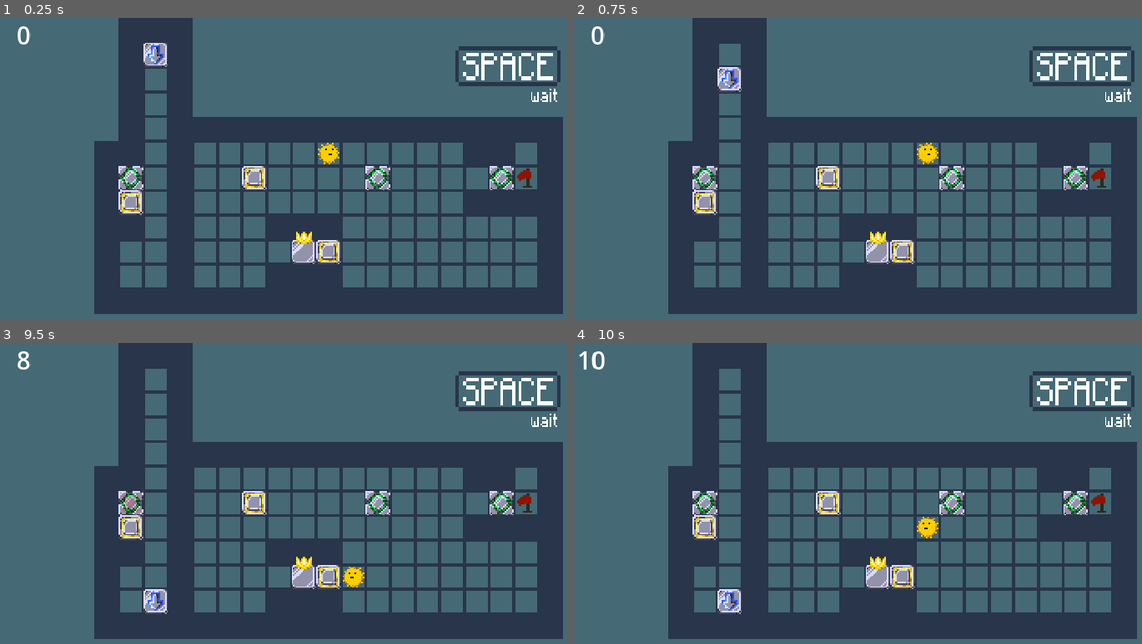
Above: before the commit, frames 1-4 (two rows, left to right).
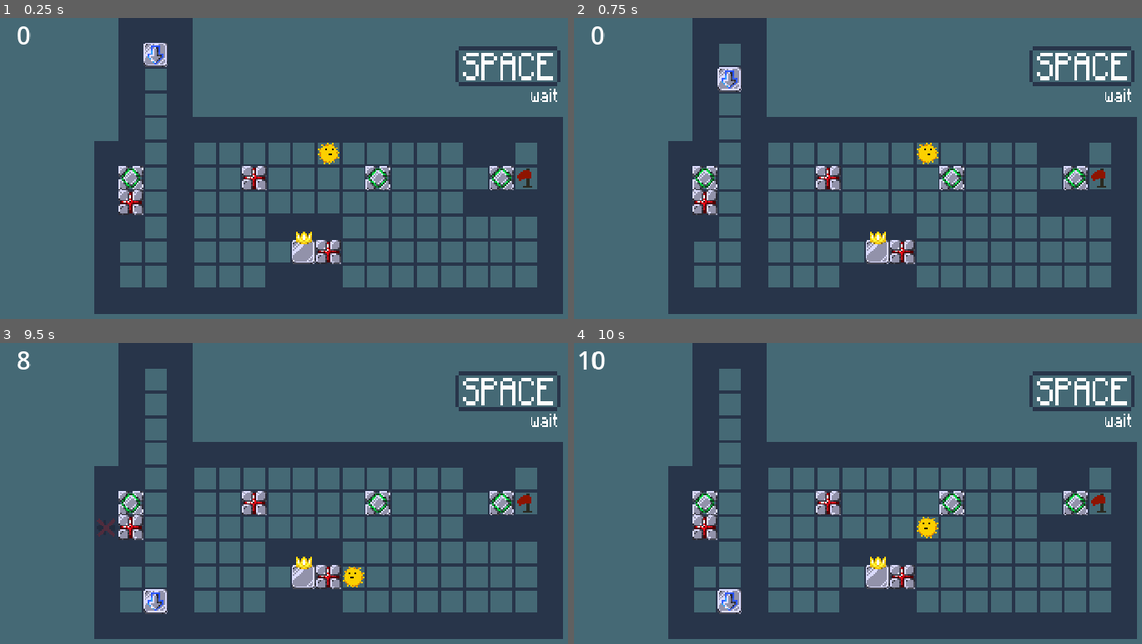
Above: after the commit, the same moments.

Repository: UnstableStrafe/LinkCube
Game: Godot game, scene res://levels/level_7.tscn
Same seed, same stepped clock (60 frames per second), same inputs: the game is played once before the commit and once after it. This scene is started directly instead of the project's main scene.
Inputs:
- Up to frame 1 (0.25 s): no input
- Up to frame 2 (0.75 s): tap Enter at 0.5 s; hold D (move_right) from 0.53 s (still down); hold Space (next_level) from 0.53 s (still down)
- Up to frame 3 (9.5 s): release D (move_right) at 1.28 s; release Space (next_level) at 1.28 s; hold S (move_down) 1.28-2.03 s; tap Z (undo) every 1.5 s from 1.35 to 8.85 s; hold D (move_right) 2.03-2.78 s; hold Space (next_level) 2.03-2.78 s; hold W (move_up) 2.78-3.53 s; tap R (restart) at 3.5, 7.25 s; hold Space (next_level) 3.53-4.28 s; hold A (move_left) 3.53-5.03 s; hold S (move_down) 5.03-5.78 s; hold Space (next_level) 5.03-5.78 s; hold D (move_right) 5.78-6.53 s; hold W (move_up) 6.53-7.28 s; hold Space (next_level) 6.53-7.28 s; hold D (move_right) 7.28-8.03 s; hold S (move_down) 8.03-8.78 s; hold Space (next_level) 8.03-8.78 s; hold A (move_left) from 8.78 s (still down)
- Up to frame 4 (10 s): release A (move_left) at 9.53 s; hold W (move_up) from 9.53 s (still down); hold Space (next_level) from 9.53 s (still down)

The runs differ from the first frame. In frame 1, 0.8% of the frame differs, in the area x 20-61%, y 49-82%; in frame 2, 0.8%; in frame 3, 1.0%, in the area x 17-61%, y 49-82%; in frame 4, 0.8%.

Commit message:
Fix cube UIDs

Diff:
--- a/levels/level_2.tscn
+++ b/levels/level_2.tscn
@@ -2,11 +2,9 @@
 
 [ext_resource type="PackedScene" uid="uid://7pbu3m2f4nfr" path="res://levels/level_framework.tscn" id="1_bj6qx"]
 [ext_resource type="PackedScene" uid="uid://dw20bo3tgee64" path="res://cubes/basic/basic_cube.tscn" id="2_thiwr"]
-[ext_resource type="PackedScene" uid="uid://dcfhj3ud2lsc4" path="res://cubes/linked/linked_cube.tscn" id="3_yfqyr"]
+[ext_resource type="PackedScene" uid="uid://bvpwew7mlj4hu" path="res://cubes/linked/linked_cube.tscn" id="3_yfqyr"]
 
 [node name="Level" instance=ExtResource("1_bj6qx")]
-level_id = 2
-level_name = "DoubledTrouble"
 
 [node name="TileMap" parent="." index="2"]
 layer_0/tile_data = PackedInt32Array(131081, 0, 1, 196617, 0, 1, 262153, 0, 1, 327689, 0, 1, 393225, 0, 1, 458761, 0, 1 …(1181 unchanged characters)…
--- a/levels/level_3.tscn
+++ b/levels/level_3.tscn
@@ -5,8 +5,6 @@
 [ext_resource type="PackedScene" uid="uid://gli3dj1km8jm" path="res://cubes/inverted_linked/inverted_linked_cube.tscn" id="3_qyqqe"]
 
 [node name="Level" instance=ExtResource("1_bj6qx")]
-level_id = 3
-level_name = "Upsie"
 
 [node name="TileMap" parent="." index="2"]
 layer_0/tile_data = PackedInt32Array(393225, 0, 1, 458761, 0, 1, 524297, 0, 1, 589833, 0, 1, 655369, 0, 1, 393226, 0, 1 …(803 unchanged characters)…
@@ -18,8 +16,8 @@
 position = Vector2(184, 120)
 is_goal_cube = true
 
-[node name="Cube" parent="." index="5" instance=ExtResource("3_qyqqe")]
+[node name="InvertedLinkedCube" parent="." index="5" instance=ExtResource("3_qyqqe")]
 position = Vector2(200, 104)
 
-[node name="Cube2" parent="." index="6" instance=ExtResource("3_qyqqe")]
+[node name="InvertedLinkedCube2" parent="." index="6" instance=ExtResource("3_qyqqe")]
 position = Vector2(264, 120)
--- a/levels/level_4.tscn
+++ b/levels/level_4.tscn
@@ -4,8 +4,6 @@
 [ext_resource type="PackedScene" uid="uid://gli3dj1km8jm" path="res://cubes/inverted_linked/inverted_linked_cube.tscn" id="2_77anj"]
 
 [node name="Level" instance=ExtResource("1_h11tl")]
-level_id = 4
-level_name = "WonkyLogic"
 
 [node name="TileMap" parent="." index="2"]
 layer_0/tile_data = PackedInt32Array(262150, 0, 1, 327686, 0, 1, 393222, 0, 1, 458758, 0, 1, 524294, 0, 1, 589830, 0, 1 …(1629 unchanged characters)…
--- a/levels/level_6.tscn
+++ b/levels/level_6.tscn
@@ -1,12 +1,10 @@
 [gd_scene load_steps=4 format=3 uid="uid://cv2cx6716me0t"]
 
 [ext_resource type="PackedScene" uid="uid://7pbu3m2f4nfr" path="res://levels/level_framework.tscn" id="1_i1bxq"]
-[ext_resource type="PackedScene" uid="uid://dcfhj3ud2lsc4" path="res://cubes/linked/linked_cube.tscn" id="5_7c34f"]
+[ext_resource type="PackedScene" uid="uid://bvpwew7mlj4hu" path="res://cubes/linked/linked_cube.tscn" id="5_7c34f"]
 [ext_resource type="PackedScene" uid="uid://gli3dj1km8jm" path="res://cubes/inverted_linked/inverted_linked_cube.tscn" id="6_kicij"]
 
 [node name="Level" instance=ExtResource("1_i1bxq")]
-level_id = 6
-level_name = "BitShift"
 
 [node name="TileMap" parent="." index="2"]
 layer_0/tile_data = PackedInt32Array(131077, 0, 1, 196613, 0, 1, 262149, 0, 1, 327685, 0, 1, 393221, 0, 1, 458757, 0, 1 …(2539 unchanged characters)…
--- a/levels/level_7.tscn
+++ b/levels/level_7.tscn
@@ -2,14 +2,12 @@
 
 [ext_resource type="PackedScene" uid="uid://7pbu3m2f4nfr" path="res://levels/level_framework.tscn" id="1_wdo2s"]
 [ext_resource type="PackedScene" uid="uid://nfw3dy0wruu7" path="res://cubes/auto/auto_cube.tscn" id="5_utvw7"]
-[ext_resource type="PackedScene" uid="uid://dcfhj3ud2lsc4" path="res://cubes/linked/linked_cube.tscn" id="6_ixufy"]
+[ext_resource type="PackedScene" uid="uid://bvpwew7mlj4hu" path="res://cubes/linked/linked_cube.tscn" id="6_ixufy"]
 [ext_resource type="PackedScene" uid="uid://dw20bo3tgee64" path="res://cubes/basic/basic_cube.tscn" id="6_om8pt"]
 [ext_resource type="PackedScene" uid="uid://gli3dj1km8jm" path="res://cubes/inverted_linked/inverted_linked_cube.tscn" id="7_x2r36"]
 [ext_resource type="Texture2D" uid="uid://7y1sx4jpqdqa" path="res://ui/text/wait_info.png" id="10_hla87"]
 
 [node name="Level" instance=ExtResource("1_wdo2s")]
-level_id = 7
-level_name = "Conveyance"
 
 [node name="TextureRect" type="TextureRect" parent="UI" index="1"]
 anchors_preset = 1
Not shown: 1 places in levels/level_5.tscn that only renumber resources
